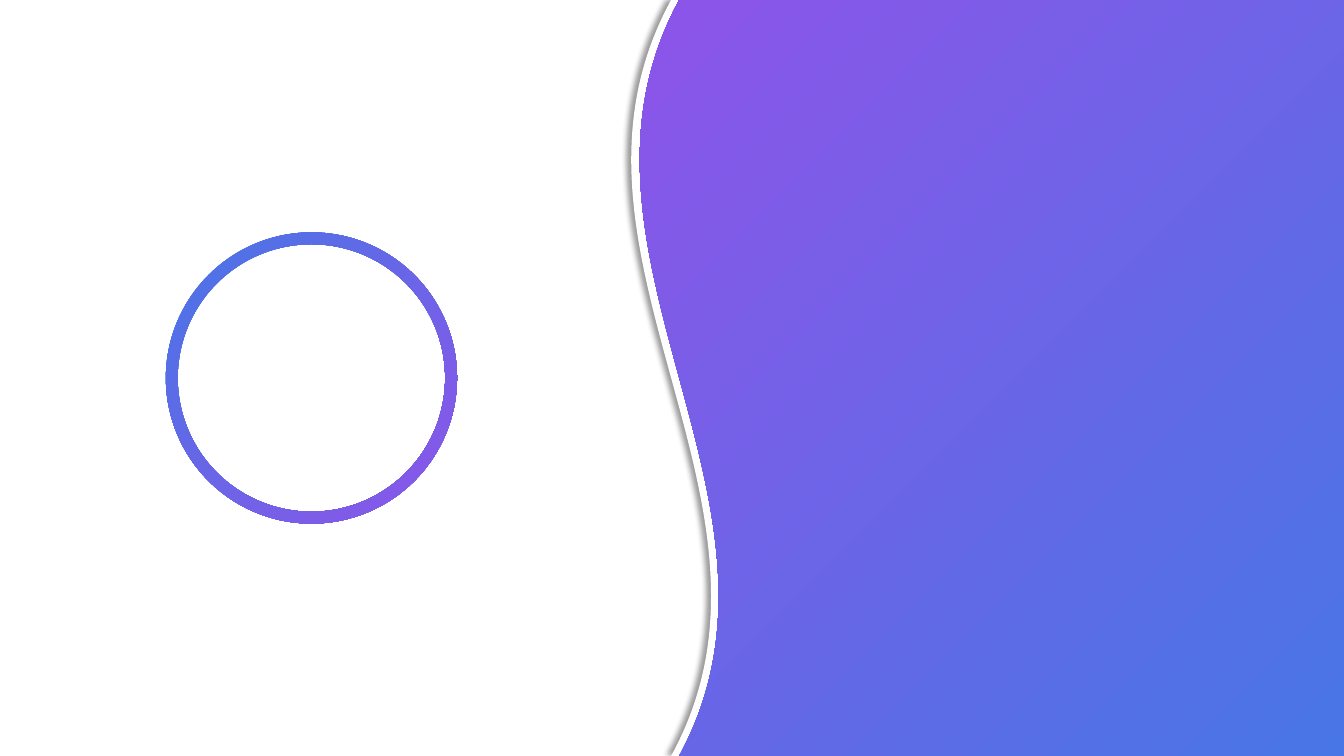
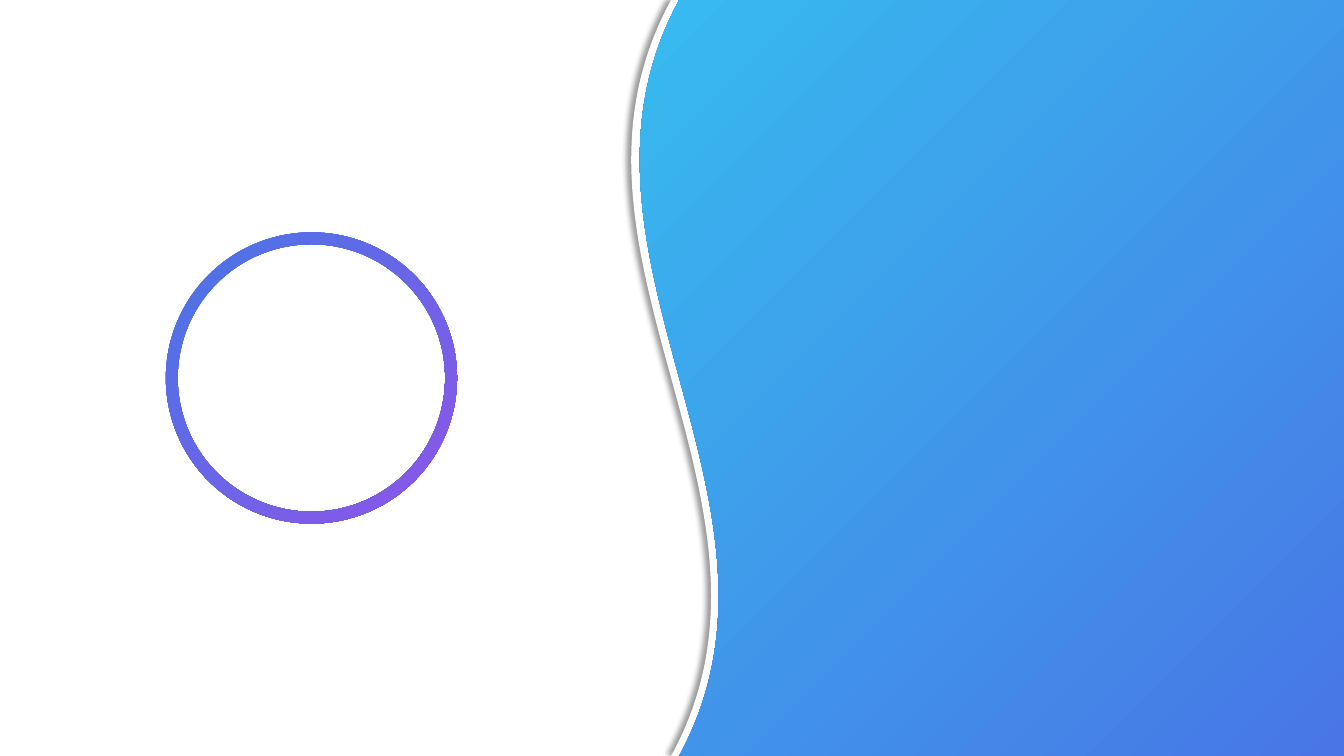
Before and after one commit to zyldgd/Graduation_Project, a slide deck: slide 1 of Thesis/ppt/论文答辩.pptx. Drawn at 1344x756 pixels with LibreOffice and Linux fonts; fonts in the diff are those of the drawing. Boxes give left, top, right and bottom in pixels: in the first picture for what was removed or moved away, otherwise in the second. Text is boxed around its words. In the diff, an @@ line names an element or a change of style, - is before the commit and + after.

```diff
--- a/Thesis/ppt/论文答辩.pptx
+++ b/Thesis/ppt/论文答辩.pptx
@@ freeform shape at <box>640,0,1344,756</box>: fill gradient #4876E6 to #8D54E9 to gradient #4876E6 to #37BBEF @@
```
Also in this commit, not shown: 27 slides added, 1 slide removed, 1 other file.
